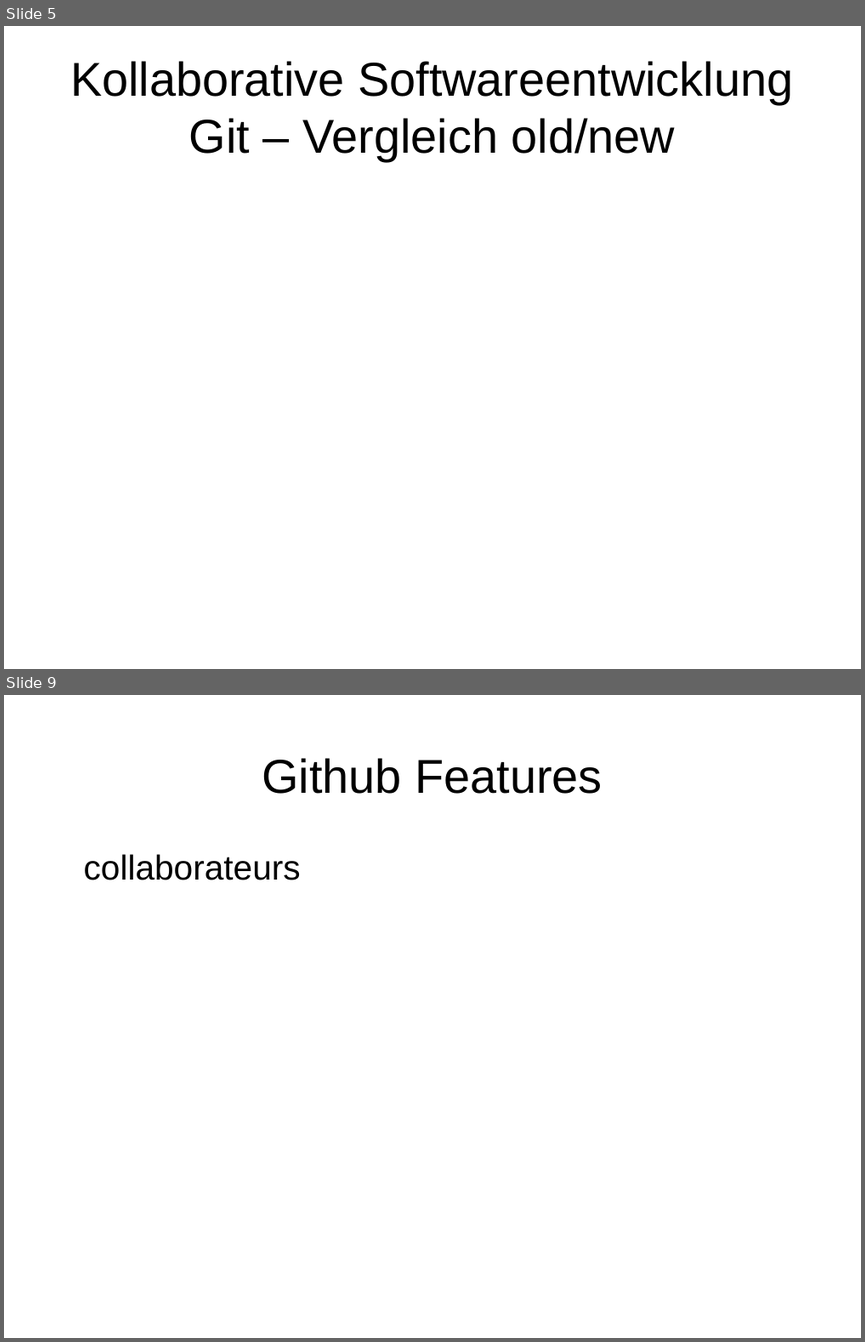
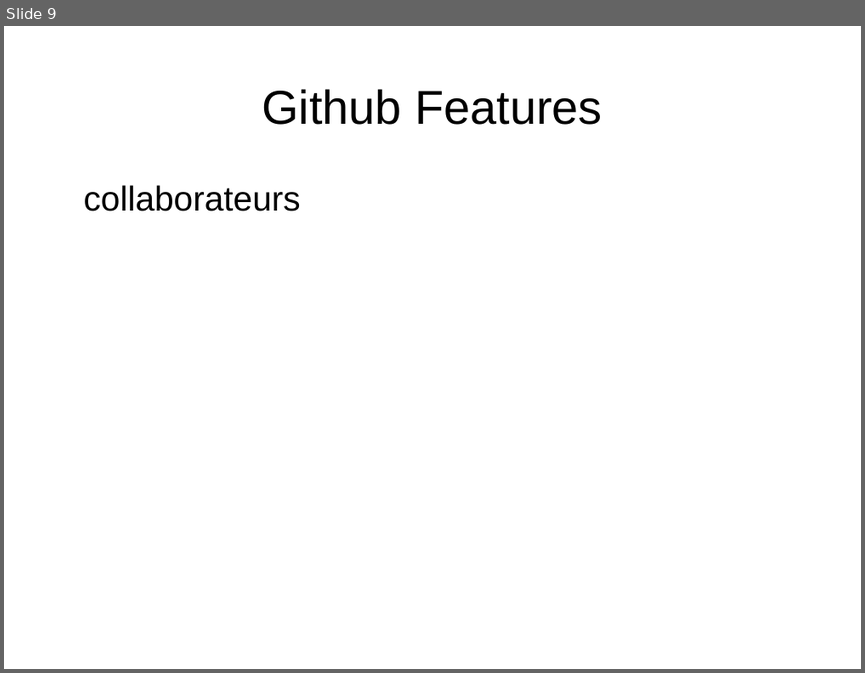
Before and after one commit to rommsen/Seminar_1905, a slide deck: referat/Kapitel4.odp. Shown one above the other, each under a label of ours: slides 5 and 9 before the commit, slide 9 after it; the slides between them are not shown. The pictures are 865x1342 and 865x673 pixels, drawn with LibreOffice and Linux fonts; fonts in the diff are those of the drawing. Boxes give left, top, right and bottom in pixels: in the first picture for what was removed or moved away, otherwise in the second. Text is boxed around its words. In the diff, an @@ line names an element or a change of style, - is before the commit and + after.

```diff
--- a/referat/Kapitel4.odp
+++ b/referat/Kapitel4.odp
@@ slide 5 removed at <box>4,26,861,669</box>, background #FFFFFF @@
@@ title removed at <box>70,61,793,161</box> @@
-Kollaborative Softwareentwicklung Git – Vergleich old/new
```
Also in this commit, not shown: 13 slides changed, 4 slides added, 1 other slide removed, 34 other files.
